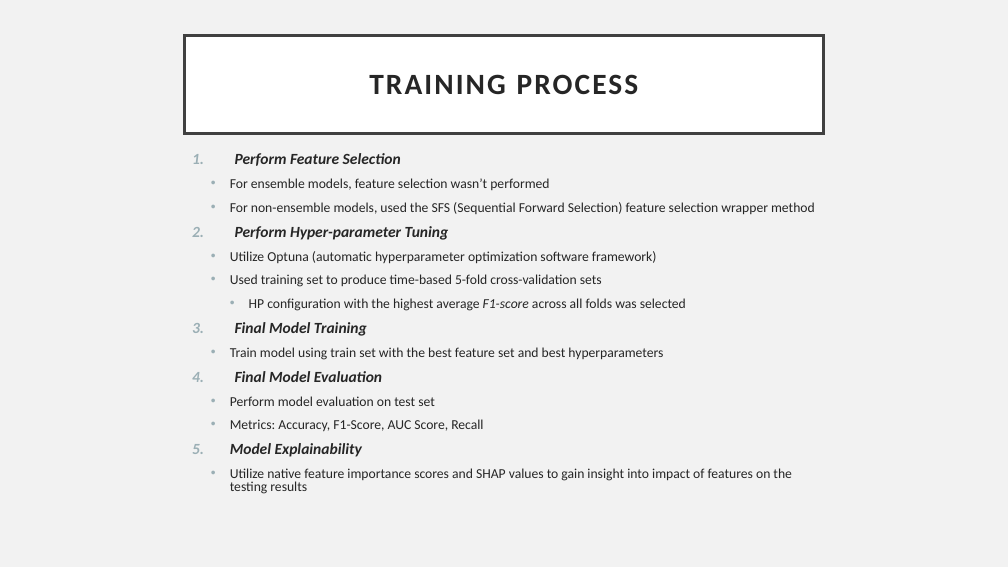
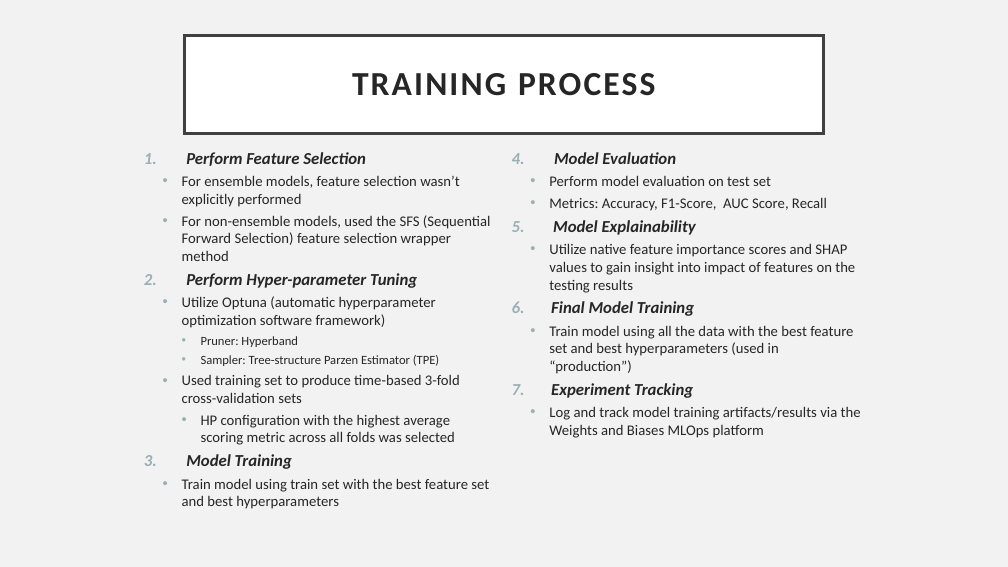
Before and after one commit to jaredandrews97/Sample-Project-BlastPoint, a slide deck: slide 11 of report/Blastpoint Presentation.pptx. Drawn at 1008x567 pixels with LibreOffice and Linux fonts; fonts in the diff are those of the drawing. Boxes give left, top, right and bottom in pixels: in the first picture for what was removed or moved away, otherwise in the second. Text is boxed around its words. In the diff, an @@ line names an element or a change of style, - is before the commit and + after.

```diff
--- a/report/Blastpoint Presentation.pptx
+++ b/report/Blastpoint Presentation.pptx
@@ title "TRAINING PROCESS" at box(185, 36, 823, 134): size 28 to 32 pt @@
@@ text "Perform Feature Selection": place and size @@
-text "Perform Feature Selection" at box(230, 153, 815, 494)
+text "Perform Feature Selection" at box(182, 152, 861, 509)
@@ text "Perform Feature Selection" at box(182, 152, 861, 509): columns 1 to 2 @@
@@ text at box(182, 175, 459, 207): text changed; size 12.9 to 14 pt @@
-  • For ensemble models, feature selection wasn’t performed
+  • For ensemble models, feature selection wasn’t explicitly performed
@@ text at box(182, 152, 855, 509): size 14.8 to 16 pt in "Perform Feature Selection", "Perform Hyper-parameter Tuning", "Model Explainability"; size 12.9 to 14 pt in "For non-ensemble models, used the SFS (Sequential ...", "Utilize Optuna (automatic hyperparameter optimization softwa ...", "Train model using train set with the ...", "Perform model evaluation on test set" and 2 more places; line spacing 0.8 to 1; less space between paragraphs @@
@@ text at box(554, 152, 676, 164): text changed; size 14.8 to 16 pt @@
-4. Final Model Evaluation
+4. Model Evaluation
@@ text at box(549, 301, 861, 438): paragraphs added @@
+6. Final Model Training
+  • Train model using all the data with the best feature set and best hyperparameters (used in “production”)
+7. Experiment Tracking
+  • Log and track model training artifacts/results via the Weights and Biases MLOps platform
@@ text at box(182, 336, 460, 469): text changed; size 12.9 to 14 pt @@
-  • Used training set to produce time-based 5-fold cross-validation sets
-    • HP configuration with the highest average F1-score across all folds was selected
-3. Final Model Training
+    • Pruner: Hyperband
+    • Sampler: Tree-structure Parzen Estimator (TPE)
+  • Used training set to produce time-based 3-fold cross-validation sets
+    • HP configuration with the highest average scoring metric across all folds was selected
+3. Model Training
```
Also in this commit, not shown: 13 other slides changed, 4 slides added, 1 slide removed, 2 other files.
